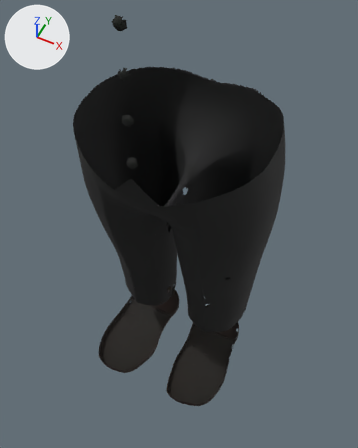
An edit to the glTF model assets/characters/_bodybase/namja_bottom11_blacktrousers_rigged.glb, drawn before and after from the same camera.
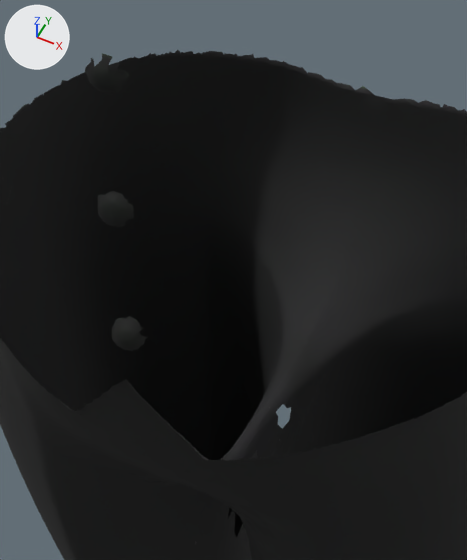
Each version appears first whole from a camera (50 mm lens) standing at (0.256, -0.508, 1.018) and looking at (0.009, -0.014, 0.401), and next in a close-up on the part from 25% to 69% of the width and 11% to 54% of the height. Every picture has the same lights, and +X, +Y and +Z are marked at upper left. The last two pictures show the newer version. Where no turn or scale is listed for an object, it has been applied to the vertices. Vertices at exactly the same position are counted once.

Names of what the first close-up shows: 'part'.
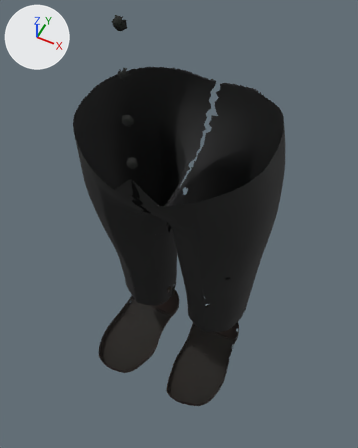
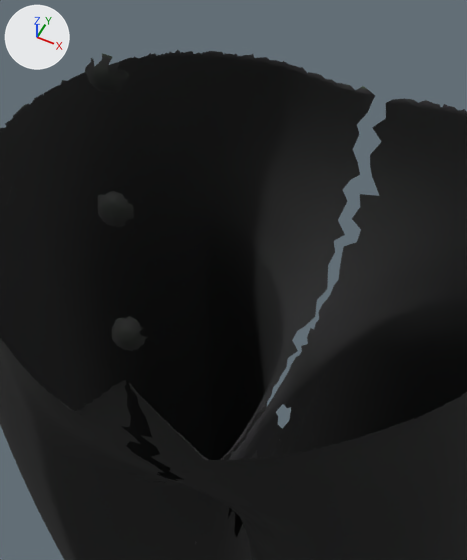
Pixel boxes (x1, y1, x2, y2) of what changed, in the close-ups (467 x 560 px):
part 1 of me_mesh_0, deleted: before (121, 95, 393, 486)

Diff of the bpy script that builds the scene:
```diff
--- a/assets/characters/_bodybase/namja_bottom11_blacktrousers_rigged.glb.py
+++ b/assets/characters/_bodybase/namja_bottom11_blacktrousers_rigged.glb.py
@@ me_mesh_0 @@
 # used by ob_part; location = (0.0, 0.0, 0.0)
-me_mesh_0.from_pydata(...)  # 16369 vertices, 30577 faces; spans x -0.16..0.157, y -0.155..0.141, z 0.02..0.802
+me_mesh_0.from_pydata(...)  # 16366 vertices, 30416 faces; spans x -0.16..0.157, y -0.155..0.141, z 0.02..0.802
+# me_mesh_0 part 1
+# 3 vertices are removed from x -0.001..0.001, y -0.128..0.052, z 0.473..0.594
+# 161 faces are deleted
 me_mesh_0.materials.append(mat_material_0)
```
